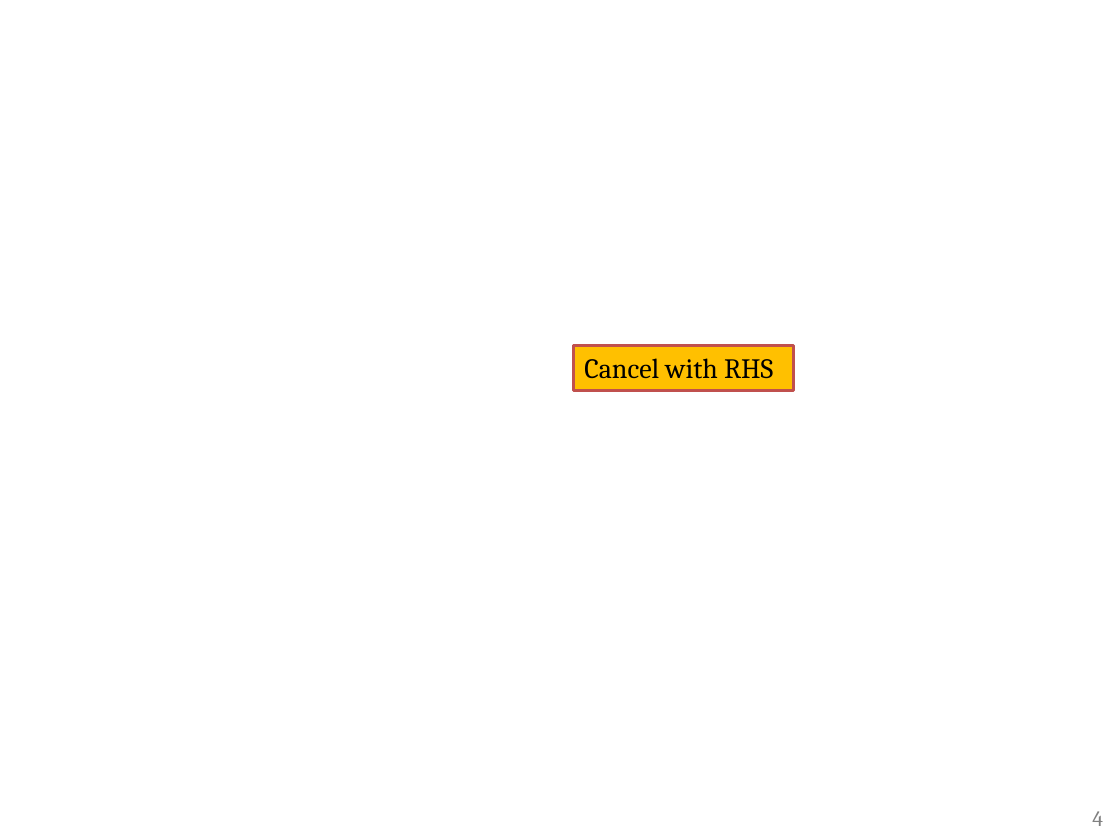
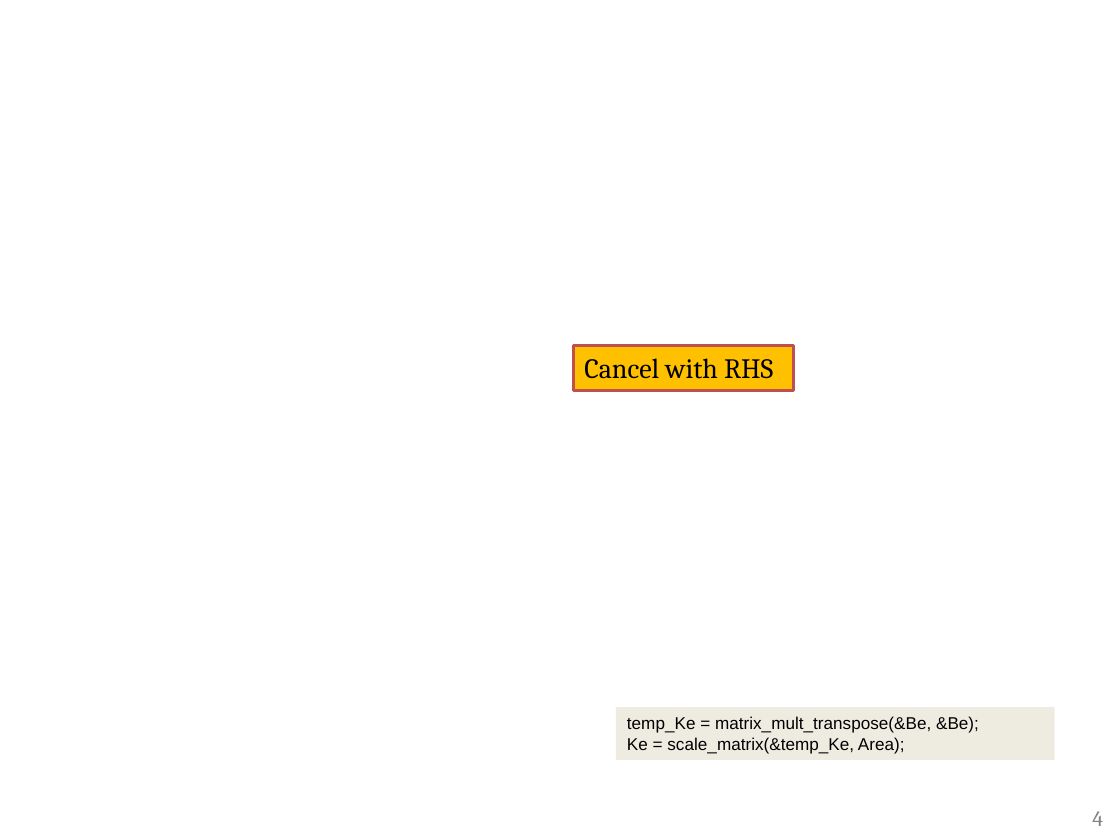
Before and after one commit to ChengHauYang/HPC, a slide deck: slide 4 of final_project/cheng_hau.pptx. Drawn at 1120x840 pixels with LibreOffice and Linux fonts; fonts in the diff are those of the drawing; grey boxes stand for pictures. Boxes give left, top, right and bottom in pixels: in the first picture for what was removed or moved away, otherwise in the second. Text is boxed around its words. In the diff, an @@ line names an element or a change of style, - is before the commit and + after.

Commit message:
update ppt

```diff
--- a/final_project/cheng_hau.pptx
+++ b/final_project/cheng_hau.pptx
@@ rectangle added at box(616, 707, 1055, 759), fill #EEECE1, 11 pt, text #000000 @@
+temp_Ke = matrix_mult_transpose(&Be, &Be);
+Ke = scale_matrix(&temp_Ke, Area);
```
Also in this commit, not shown: 2 other slides changed.
